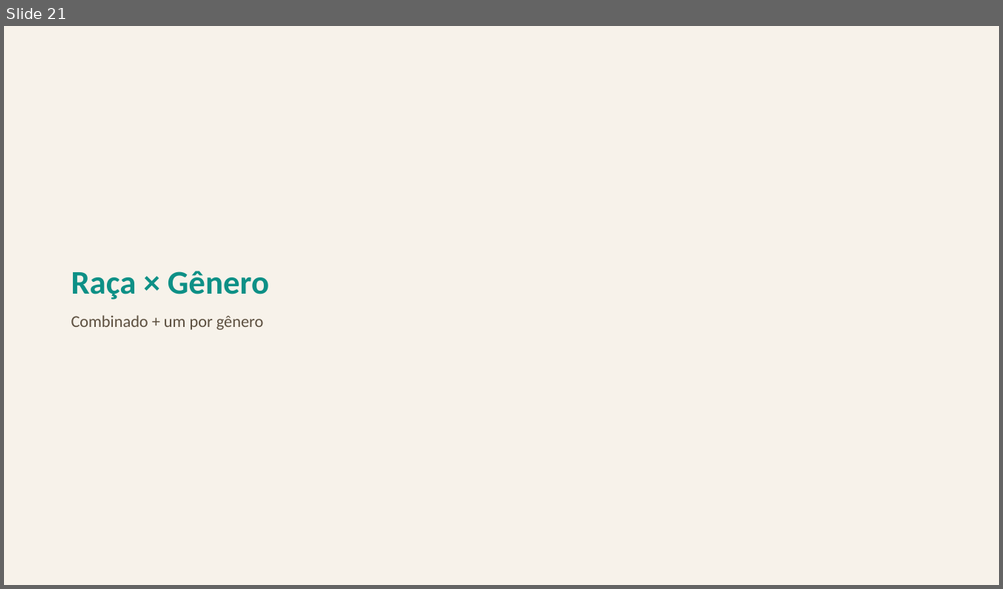
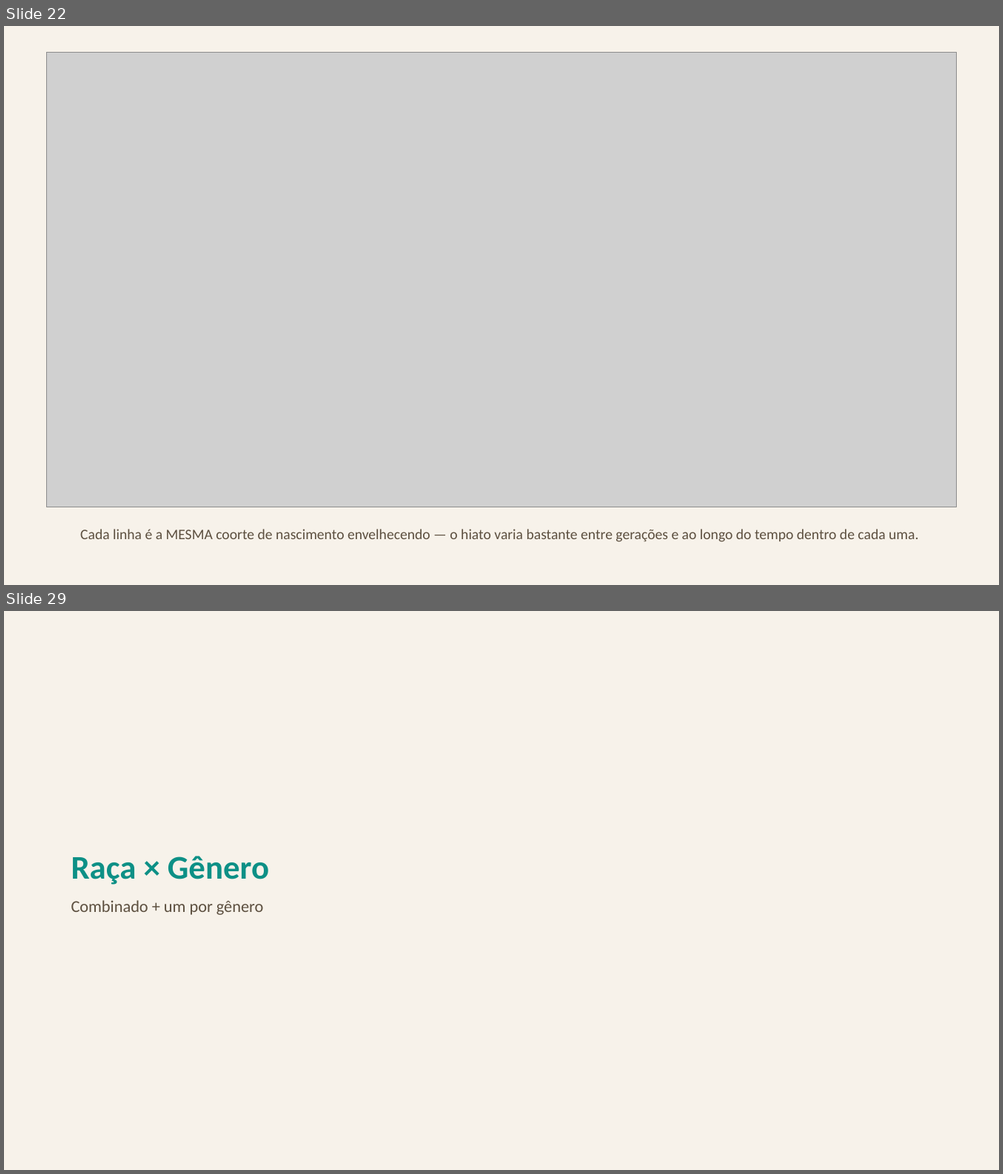
Before and after one commit to FelipeSantanaJ/Hub-Racial-Brasil, a slide deck: docs/Datahub_Racial_Brasil_Fase1.pptx. Shown one above the other, each under a label of ours: slide 21 before the commit, slides 22 and 29 after it; the slides between them are not shown. The pictures are 1003x589 and 1003x1174 pixels, drawn with LibreOffice and Linux fonts; fonts in the diff are those of the drawing; grey boxes stand for pictures. Boxes give left, top, right and bottom in pixels: in the first picture for what was removed or moved away, otherwise in the second. Text is boxed around its words. In the diff, an @@ line names an element or a change of style, - is before the commit and + after.

Commit message:
Adiciona análise por geração e perfil do topo 10% de renda por raça
Resolve o viés de "faixa etária não acompanha as mesmas pessoas" (a PNAD
Contínua é um corte transversal repetido, não um painel de décadas):
adiciona geração como coorte de nascimento sintética (Baby Boomer/Geração
X/Millennial/Geração Z, método de Deaton 1985) e o hiato racial calculado
DENTRO de cada geração ao longo do tempo, em vez de misturar coortes
diferentes que passam pela mesma faixa etária em anos diferentes. Achado:
o hiato do Baby Boomer cresce conforme a coorte envelhece na janela
observada — provável efeito de seleção em quem permanece no mercado.

Adiciona também o perfil de quem está no topo 10% de renda DENTRO de cada
raça (limiar P90 próprio de Branca e de Negra, não um corte único pro
Brasil), decomposto por gênero/faixa etária/geração/escolaridade,
histórico desde 2012. Achado mais forte: o topo 10% dos negros ficou muito
mais escolarizado (38%→58% com Superior completo), mas ainda atrás do
topo dos brancos (~83%). Documenta o efeito de "heaping" de renda
autodeclarada (concentração em valores redondos) que faz o corte capturar
um pouco mais que 10% de fato, com uma coluna de diagnóstico transparente
em vez de uma correção de desempate fora de escopo.

59 gráficos (era 53), apresentação com 77 slides (era 69), 19 datasets
(era 16).

```diff
--- a/docs/Datahub_Racial_Brasil_Fase1.pptx
+++ b/docs/Datahub_Racial_Brasil_Fase1.pptx
@@ slide 22 added at (4,26,999,585), background #F7F2EA @@
@@ picture added at (46,52,957,507) @@
@@ text added at (80,529,918,543), 14 pt, text #5C4F3F @@
+Cada linha é a MESMA coorte de nascimento envelhecendo — o hiato varia bastante entre gerações e ao longo do tempo dentro de cada uma.
@@ what was slide 21 is now slide 29 @@
```
Also in this commit, not shown: 7 other slides added, 32 other files.
